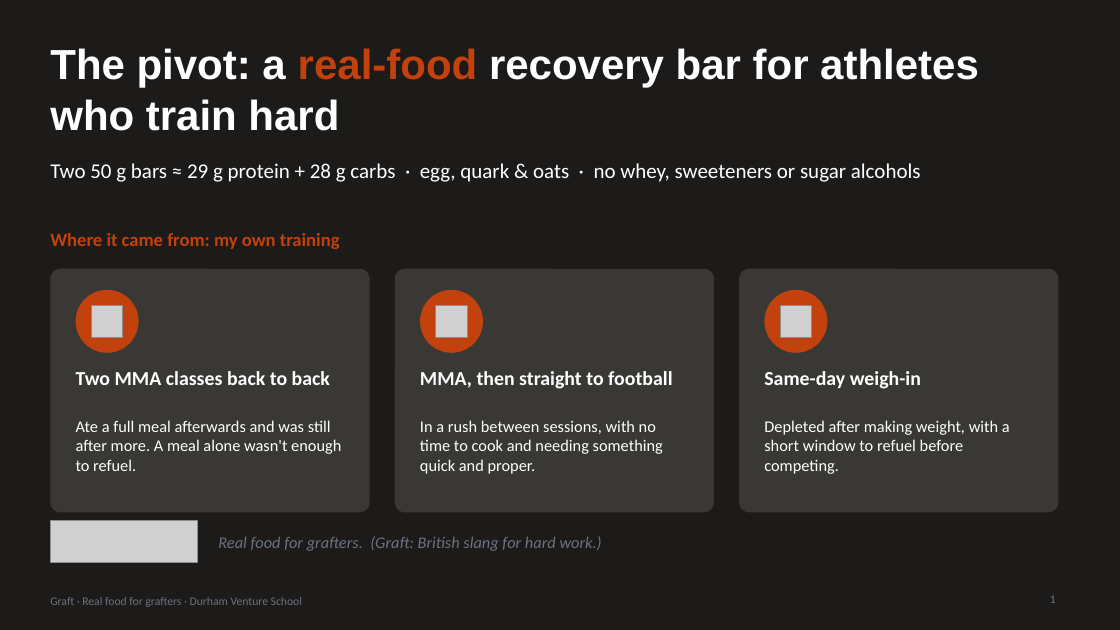
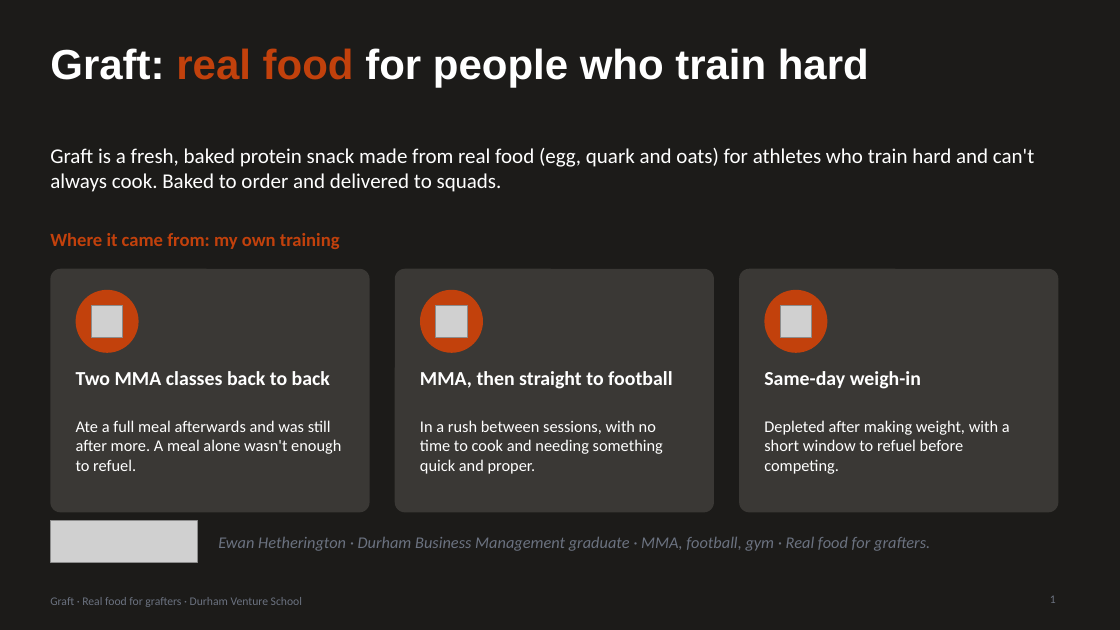
Before and after one commit to ewanh2005-alt/Ewan, a slide deck: slide 1 of 09-pitch/pitch-deck.pptx. Drawn at 1120x630 pixels with LibreOffice and Linux fonts; fonts in the diff are those of the drawing; grey boxes stand for pictures. Boxes give left, top, right and bottom in pixels: in the first picture for what was removed or moved away, otherwise in the second. Text is boxed around its words. In the diff, an @@ line names an element or a change of style, - is before the commit and + after.

```diff
--- a/09-pitch/pitch-deck.pptx
+++ b/09-pitch/pitch-deck.pptx
@@ title at box(50, 48, 869, 88): text changed @@
-The pivot: a real-food recovery bar for athletes who train hard
+Graft: real food for people who train hard
@@ text at box(50, 148, 1034, 192): text changed @@
-Two 50 g bars ≈ 29 g protein + 28 g carbs · egg, quark & oats · no whey, sweeteners or sugar alcohols
+Graft is a fresh, baked protein snack made from real food (egg, quark and oats) for athletes who train hard and can't always cook. Baked to order and delivered to squads.
@@ text at box(218, 537, 930, 551): text changed @@
-Real food for grafters. (Graft: British slang for hard work.)
+Ewan Hetherington · Durham Business Management graduate · MMA, football, gym · Real food for grafters.
```
Also in this commit, not shown: 3 other slides changed, 3 other files.
